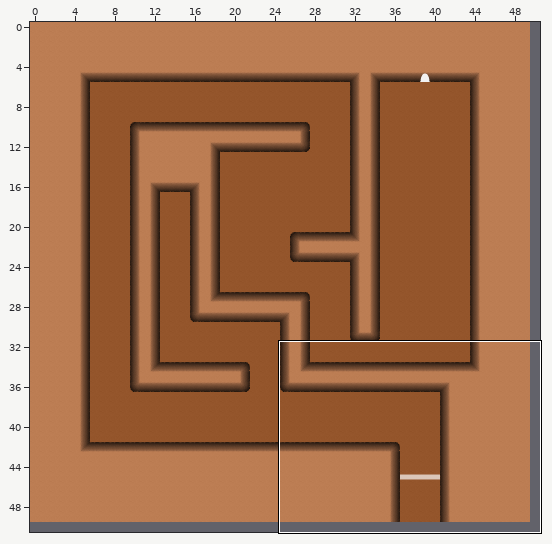
Two versions of a level (Tiled map, Game1/Content/cave2.tmx). The first picture is a wide view before the edit; the outline marks the close-up.
Close-up. Before:
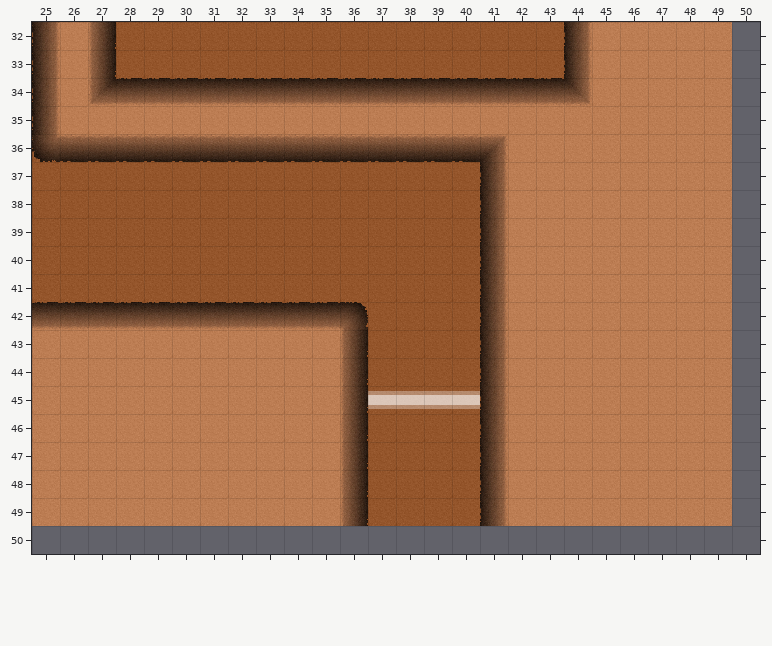
Cells are 32x32 px. Shown: x 25..50, y 32..50. The commit also changed other parts of the map, which this record leaves out. The old version is drawn lined up with the new one.
And afterwards:
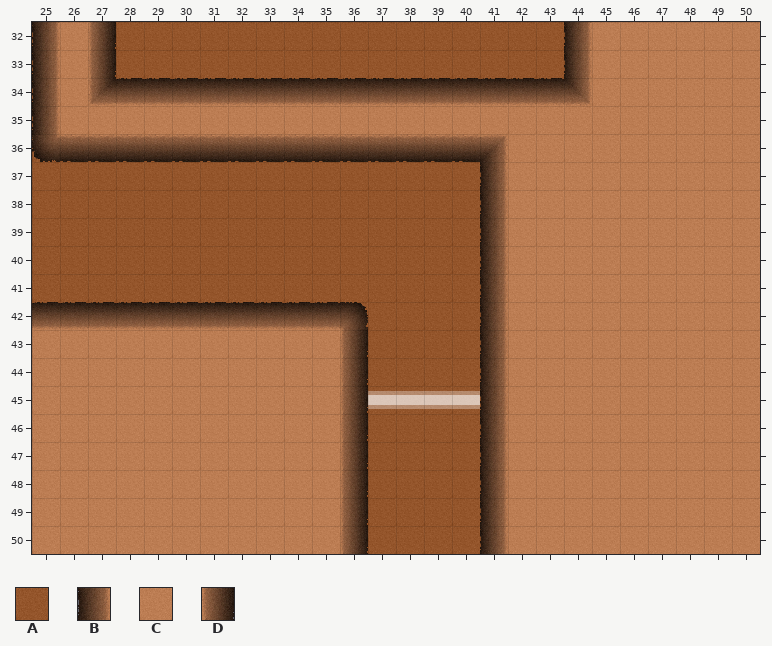
Key: from "Tileset": A 6, B 300, C 301, D 302.
_ is an empty cell.
Changes in this commit:
{"change": "map size 50x50 -> 51x51 cells"}
{"where": "layer \"2floor\""}
{"y":50,"x":36,"old":"______","new":"AAAAAA"}
{"where": "layer \"3raisedfloor\""}
{"y":32,"x":50,"old":"_","new":"C"}
{"y":33,"x":50,"old":"_","new":"C"}
{"y":34,"x":50,"old":"_","new":"C"}
{"y":35,"x":50,"old":"_","new":"C"}
{"y":36,"x":50,"old":"_","new":"C"}
{"y":37,"x":50,"old":"_","new":"C"}
{"y":38,"x":50,"old":"_","new":"C"}
{"y":39,"x":50,"old":"_","new":"C"}
{"y":40,"x":50,"old":"_","new":"C"}
{"y":41,"x":50,"old":"_","new":"C"}
{"y":42,"x":50,"old":"_","new":"C"}
{"y":43,"x":50,"old":"_","new":"C"}
{"y":44,"x":50,"old":"_","new":"C"}
{"y":45,"x":50,"old":"_","new":"C"}
{"y":46,"x":50,"old":"_","new":"C"}
{"y":47,"x":50,"old":"_","new":"C"}
{"y":48,"x":50,"old":"_","new":"C"}
{"y":49,"x":50,"old":"_","new":"C"}
{"y":50,"x":25,"old":"____________","new":"CCCCCCCCCCCD"}
{"y":50,"x":41,"old":"__________","new":"BCCCCCCCCC"}
{"label":"added","picture_box":[32,22,760,554]}
